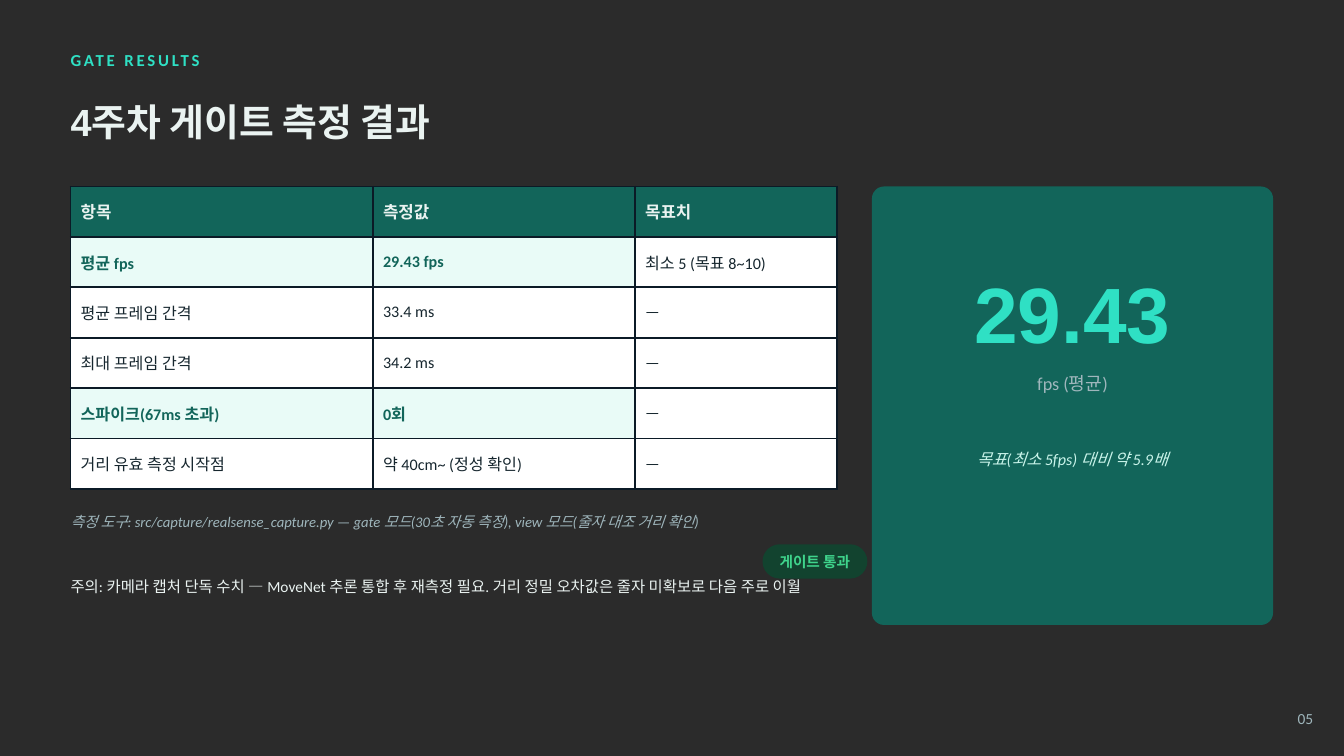
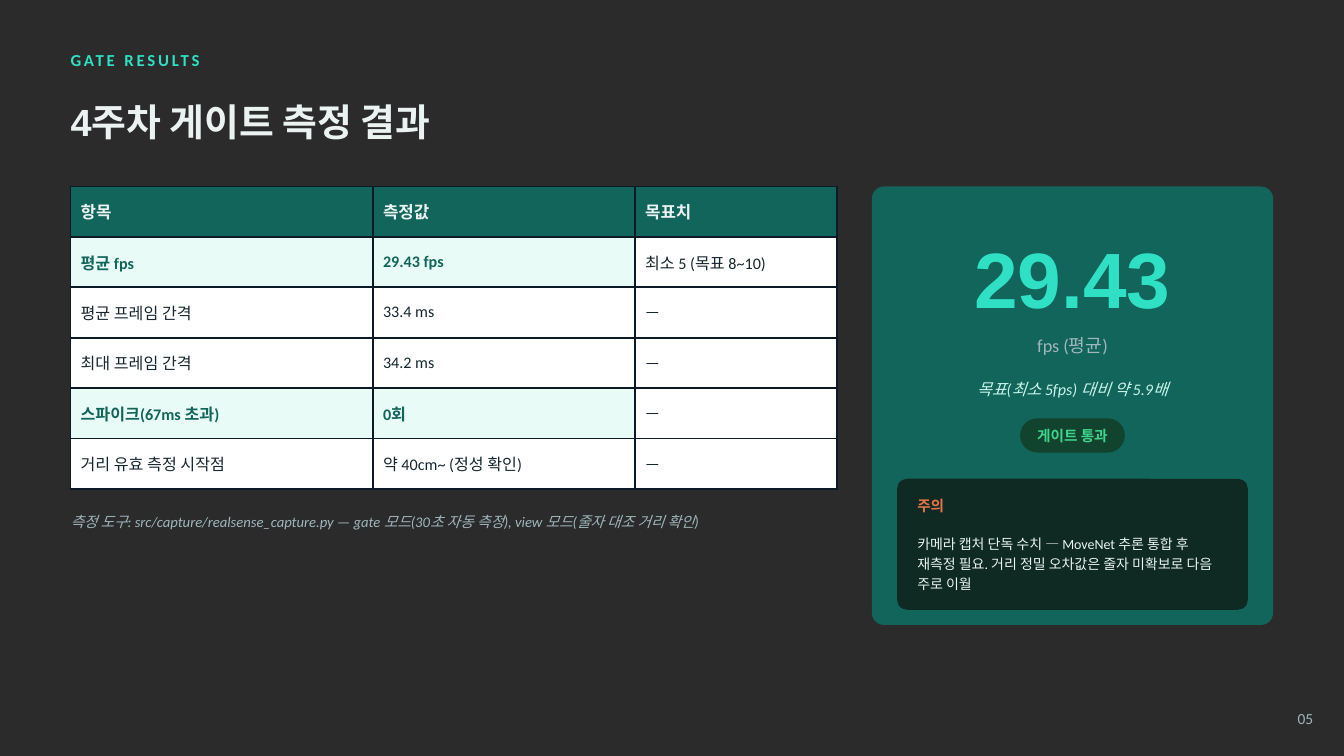
Before and after one commit to gianpark/AIoT-Project, a slide deck: slide 5 of barunjase_week4.pptx. Drawn at 1344x756 pixels with LibreOffice and Linux fonts; fonts in the diff are those of the drawing; background and template pictures are left out; a plain dark background stands for a picture behind light text. Boxes give left, top, right and bottom in pixels: in the first picture for what was removed or moved away, otherwise in the second. Text is boxed around its words. In the diff, an @@ line names an element or a change of style, - is before the commit and + after.

```diff
--- a/barunjase_week4.pptx
+++ b/barunjase_week4.pptx
@@ text "29.43": place and size @@
-text "29.43" at [974,288,1170,344]
+text "29.43" at [974,253,1170,309]
@@ text "fps (평균)": place and size @@
-text "fps (평균)" at [1037,375,1107,393]
+text "fps (평균)" at [1037,337,1107,355]
@@ text "목표(최소 5fps) 대비 약 5.9배": place and size @@
-text "목표(최소 5fps) 대비 약 5.9배" at [977,451,1153,468]
+text "목표(최소 5fps) 대비 약 5.9배" at [977,381,1153,398]
@@ text "게이트 통과": place and size @@
-text "게이트 통과" at [780,554,850,569]
+text "게이트 통과" at [1037,428,1108,443]
@@ rounded rectangle: place and size @@
-rounded rectangle at [763,544,868,579]
+rounded rectangle at [1020,418,1125,453]
@@ rounded rectangle added at [897,479,1248,610], fill #0E2A22 @@
@@ text added at [917,498,944,513], 10.5 pt, text #E8734A, bold @@
+주의
@@ text at [917,537,1213,590]: text changed; size 11 to 10 pt @@
-주의: 카메라 캡처 단독 수치 — MoveNet 추론 통합 후 재측정 필요. 거리 정밀 오차값은 줄자 미확보로 다음 주로 이월
+카메라 캡처 단독 수치 — MoveNet 추론 통합 후 재측정 필요. 거리 정밀 오차값은 줄자 미확보로 다음 주로 이월
```
Also in this commit, not shown: 5 other slides changed, 1 slide removed, 8 other files.
